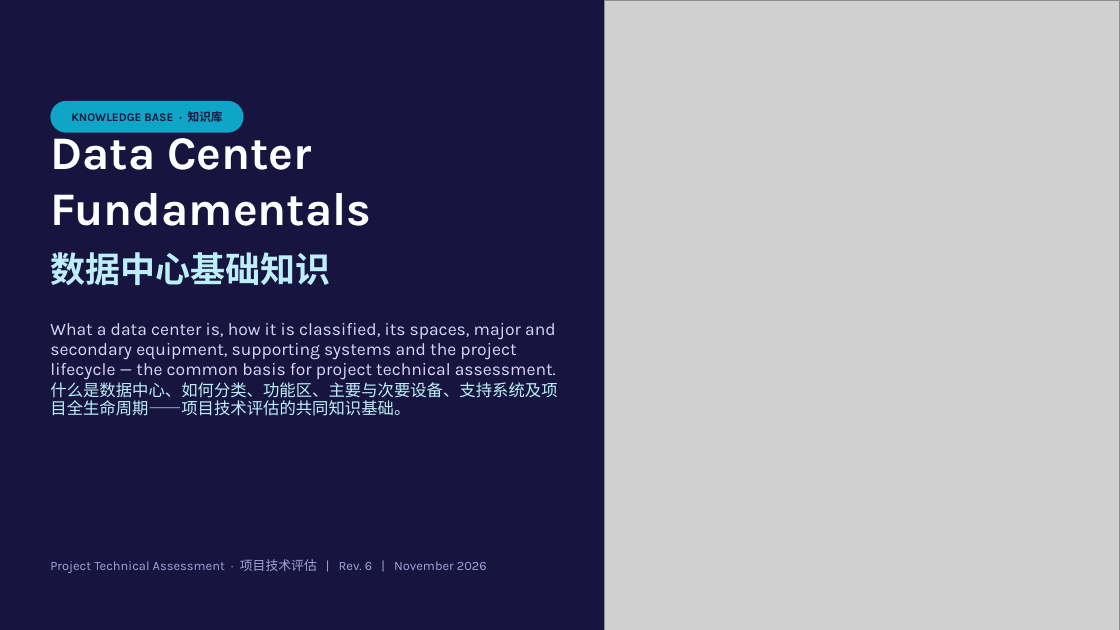
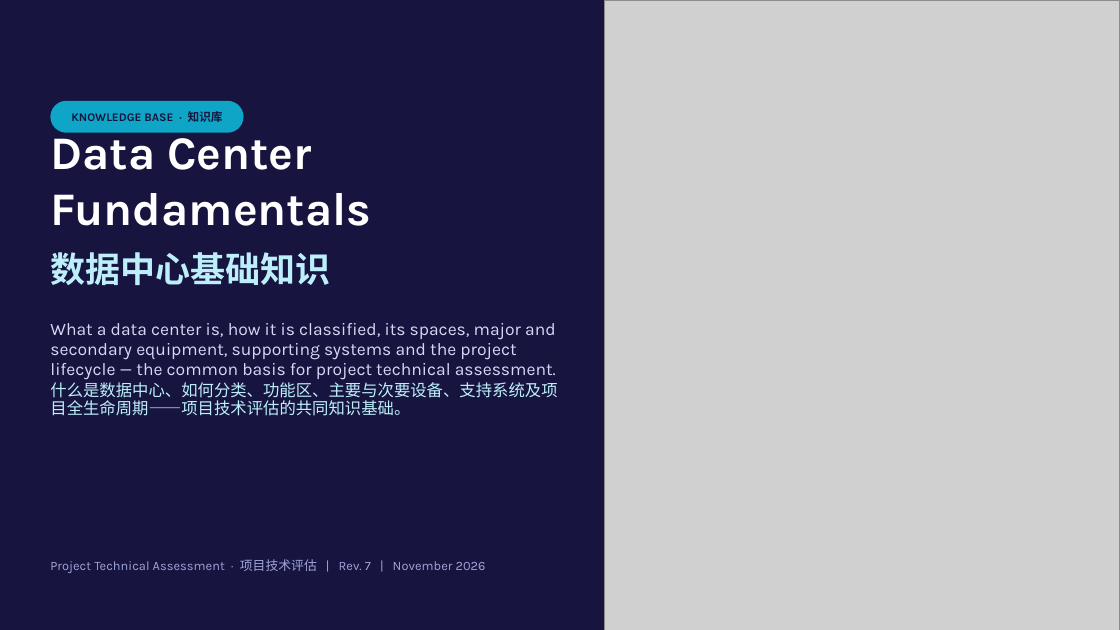
Before and after one commit to Alexandervsq/Data-Center-Project-Assessment, a slide deck: slide 1 of downloads/Data Center Knowledge Base (EN-ZH).pptx. Drawn at 1120x630 pixels with LibreOffice and Linux fonts; fonts in the diff are those of the drawing; grey boxes stand for pictures. Boxes give left, top, right and bottom in pixels: in the first picture for what was removed or moved away, otherwise in the second. Text is boxed around its words. In the diff, an @@ line names an element or a change of style, - is before the commit and + after.

```diff
--- a/downloads/Data Center Knowledge Base (EN-ZH).pptx
+++ b/downloads/Data Center Knowledge Base (EN-ZH).pptx
@@ text at box(50, 559, 486, 573): text changed @@
-Project Technical Assessment · 项目技术评估 | Rev. 6 | November 2026
+Project Technical Assessment · 项目技术评估 | Rev. 7 | November 2026
```
Also in this commit, not shown: 9 other slides changed, 2 slides added, 3 other files.
